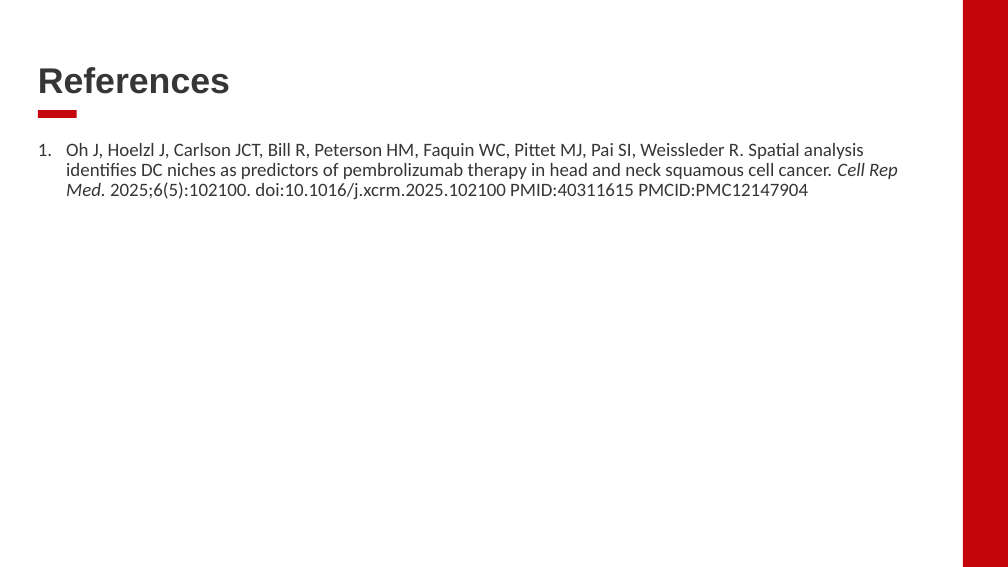
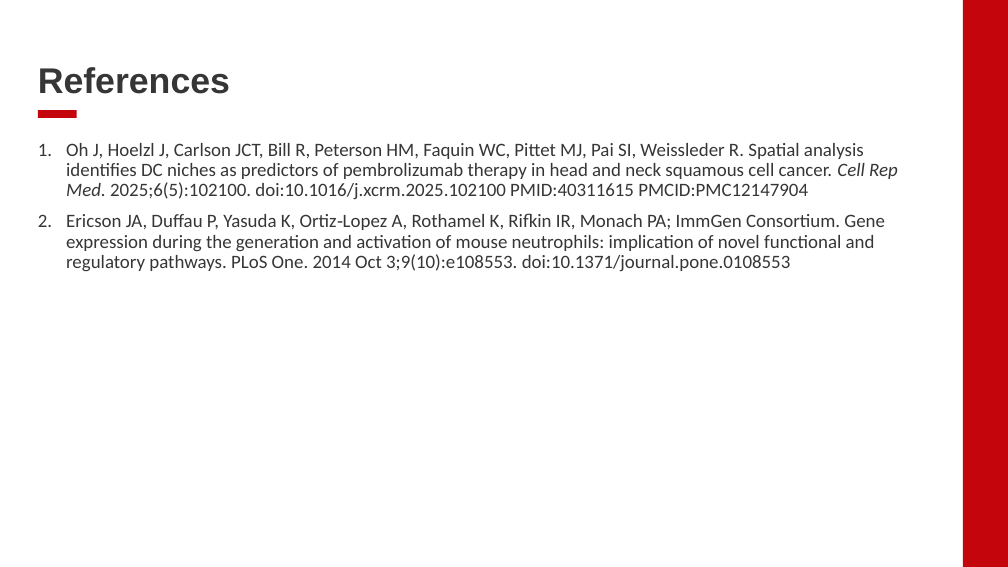
Before and after one commit to EDJohns/2025-Dinh-Lab-Research-Project, a slide deck: slide 24 of Shapiro 2025 Project/Weekly Updates/Lab Meeting Presentation 7_22_25.pptx (slide 17 before the commit). Drawn at 1008x567 pixels with LibreOffice and Linux fonts; fonts in the diff are those of the drawing; background and template pictures are left out. Boxes give left, top, right and bottom in pixels: in the first picture for what was removed or moved away, otherwise in the second. Text is boxed around its words. In the diff, an @@ line names an element or a change of style, - is before the commit and + after.

```diff
--- a/Shapiro 2025 Project/Weekly Updates/Lab Meeting Presentation 7_22_25.pptx
+++ b/Shapiro 2025 Project/Weekly Updates/Lab Meeting Presentation 7_22_25.pptx
@@ text at bbox=[66, 213, 885, 272]: paragraph added @@
+2. Ericson JA, Duffau P, Yasuda K, Ortiz‑Lopez A, Rothamel K, Rifkin IR, Monach PA; ImmGen Consortium. Gene expression during the generation and activation of mouse neutrophils: implication of novel functional and regulatory pathways. PLoS One. 2014 Oct 3;9(10):e108553. doi:10.1371/journal.pone.0108553
```
Also in this commit, not shown: 5 other slides changed, 7 slides added.
